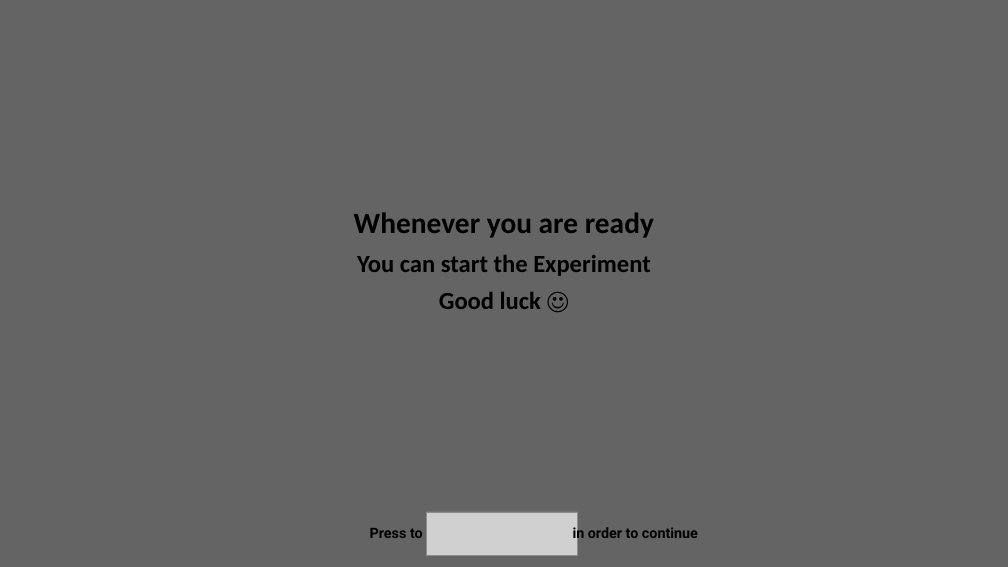
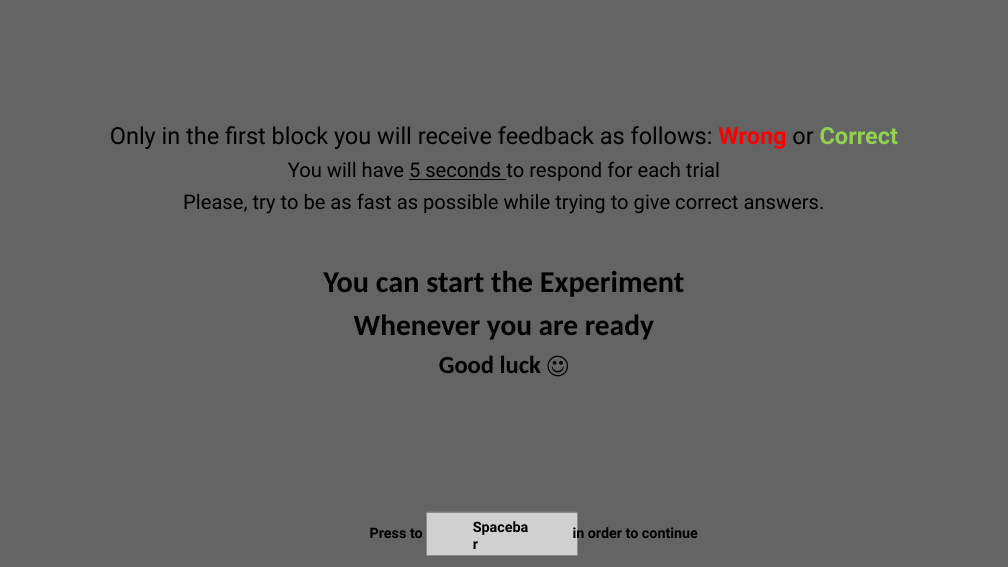
Before and after one commit to Ibrahim-V-Arslan/MT_Sequential_Effects, a slide deck: slide 3 of Squircle experiment/Instructions/Instruction Creator.pptx (slide 4 before the commit). Drawn at 1008x567 pixels with LibreOffice and Linux fonts; fonts in the diff are those of the drawing; grey boxes stand for pictures. Boxes give left, top, right and bottom in pixels: in the first picture for what was removed or moved away, otherwise in the second. Text is boxed around its words. In the diff, an @@ line names an element or a change of style, - is before the commit and + after.

```diff
--- a/Squircle experiment/Instructions/Instruction Creator.pptx
+++ b/Squircle experiment/Instructions/Instruction Creator.pptx
@@ text at box(110, 126, 898, 297): paragraphs added @@
+Only in the first block you will receive feedback as follows: Wrong or Correct
+You will have 5 seconds to respond for each trial
+Please, try to be as fast as possible while trying to give correct answers.
+You can start the Experiment
@@ text at box(357, 255, 651, 276): paragraph removed @@
-You can start the Experiment
@@ text added at box(467, 515, 536, 539), 17.1 pt, text #000000, bold @@
+Spacebar
```
Also in this commit, not shown: 4 other slides changed, 31 other files.
